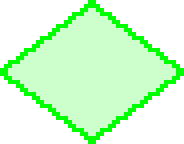
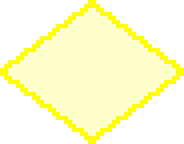
Revision of a layered 184px x 144px image; what changed, layer by layer:
added layer "Layer 4 copy 8" above "Layer 4 copy 6" over [0,0,184,144]
hid "Layer 4 copy 6" over [0,0,184,144]
